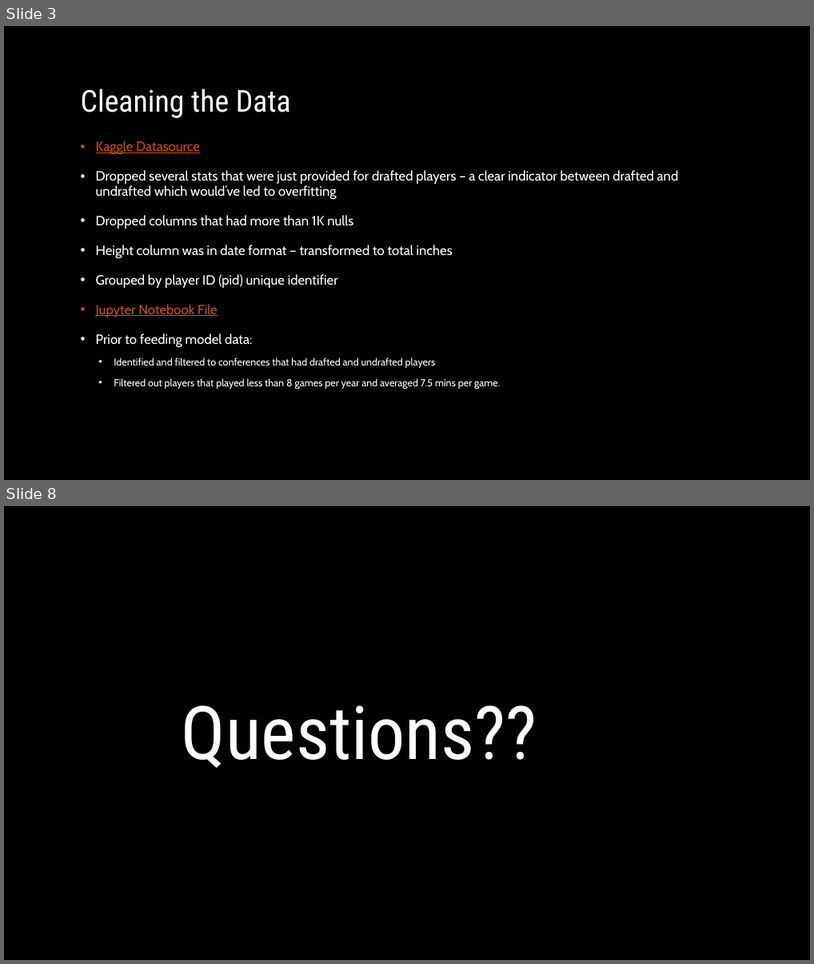
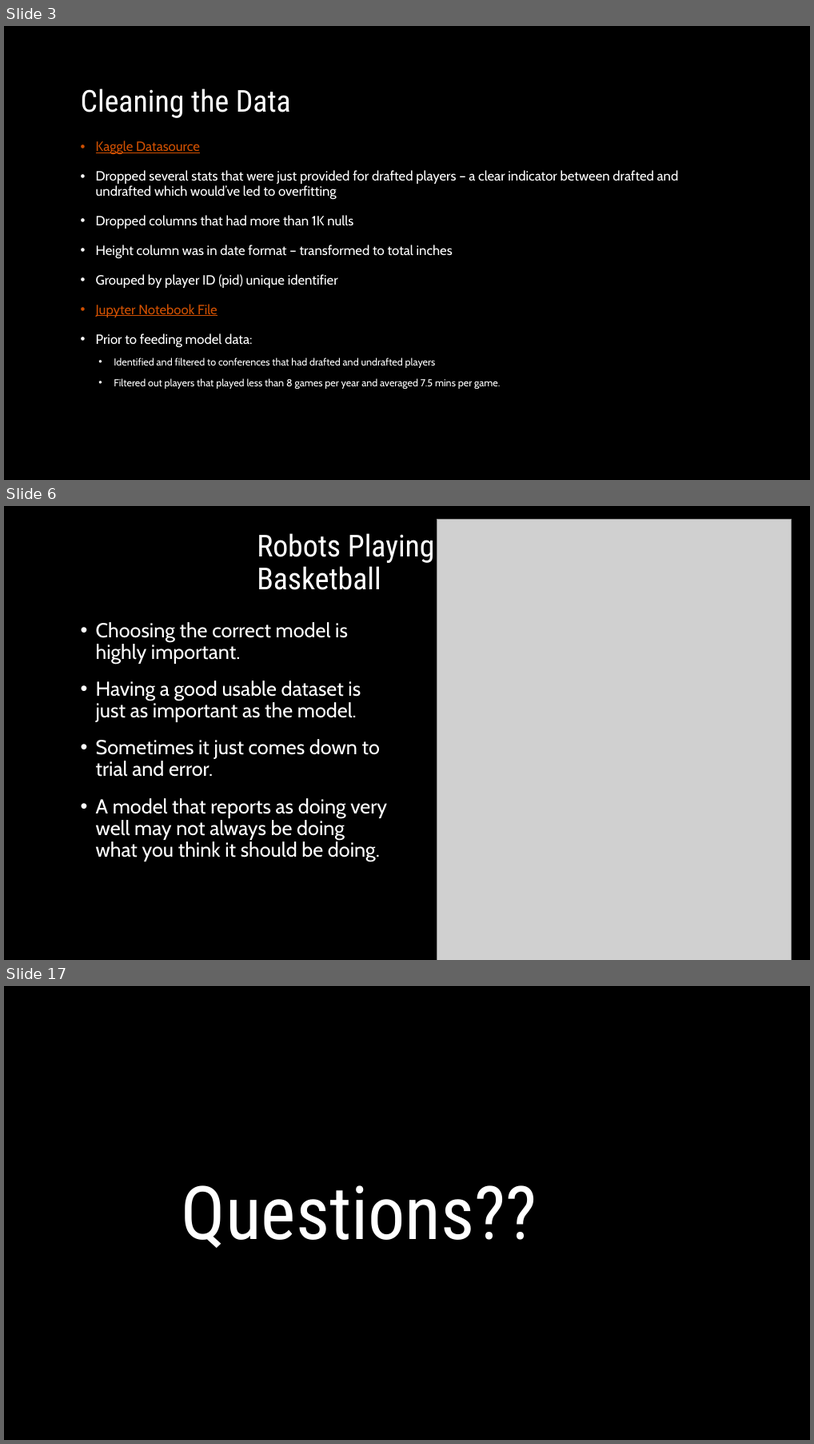
Before and after one commit to mleroseandrews/Making_the_NBA, a slide deck: Powerpoint.pptx. Shown one above the other, each under a label of ours: slides 3 and 8 before the commit, slides 3, 6 and 17 after it; the slides between them are not shown. The pictures are 814x964 and 814x1444 pixels, drawn with LibreOffice and Linux fonts; fonts in the diff are those of the drawing; grey boxes stand for pictures; background and template pictures are left out. Boxes give left, top, right and bottom in pixels: in the first picture for what was removed or moved away, otherwise in the second. Text is boxed around its words. In the diff, an @@ line names an element or a change of style, - is before the commit and + after.

```diff
--- a/Powerpoint.pptx
+++ b/Powerpoint.pptx
@@ slide 6 added at [4, 506, 810, 960], background picture (left out) @@
@@ picture added at [438, 520, 792, 960] @@
@@ title added at [257, 533, 435, 590], 36 pt, text #FFFFFF @@
+Robots Playing Basketball
@@ text added at [96, 622, 387, 861], 24 pt, text #FFFFFF @@
+• Choosing the correct model is highly important.
+• Having a good usable dataset is just as important as the model.
+• Sometimes it just comes down to trial and error.
+• A model that reports as doing very well may not always be doing what you think it should be doing.
@@ what was slide 8 is now slide 17 @@
```
Also in this commit, not shown: 1 slide changed, 9 other slides added, 1 slide removed.
